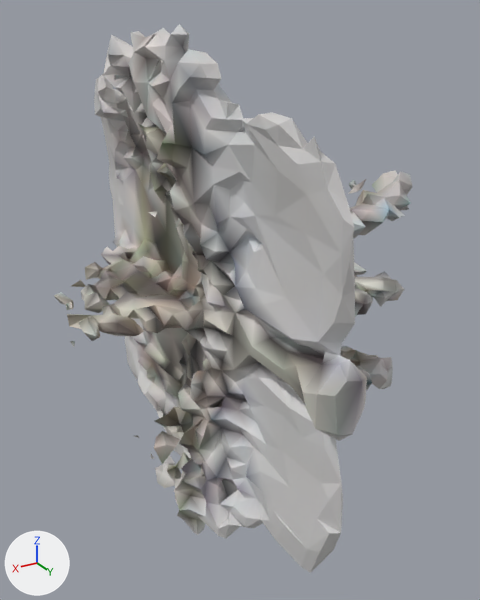
Two versions of the glTF model web/assets/kits/tree_branched.glb, one commit apart.
Both versions are drawn from a 50 mm camera at (5.67, 10.12, 9.12) aimed at (-0.23, 0.28, 4.2). The axes (+X, +Y, +Z) are drawn at lower left. The lights are the same throughout. The picture after the commit comes second. Where no turn or scale is listed for an object, it has been applied to the vertices.

The scene before the commit, as lines of its bpy script (objects in view):
```python
me_geometry_0 = bpy.data.meshes.new('geometry_0')
me_geometry_0.from_pydata(...)  # 2459 vertices, 4992 faces; spans x -3.28..3.07, y -4.47..4.57, z 0.0..9.0
me_geometry_0.materials.append(mat_defaultmaterial)
ob_geometry_0 = bpy.data.objects.new('geometry_0', me_geometry_0)
ob_geometry_0.location = (0.0, 0.0, 0.0)
```
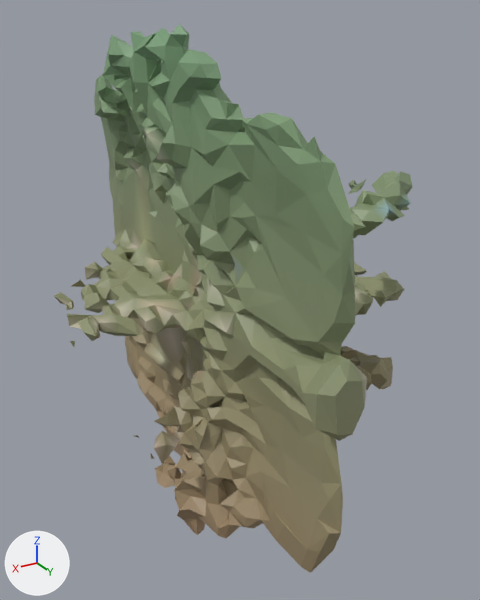
Location of each change, [x1, y1, x2, y2] in pixels of the pictures (480 x 600 px):
part 1 of me_geometry_0, recoloured (darker): [54, 24, 412, 573] in both

The change, as a diff of the scene's bpy script:
```diff
--- a/web/assets/kits/tree_branched.glb.py
+++ b/web/assets/kits/tree_branched.glb.py
@@ me_geometry_0 @@
 me_geometry_0.from_pydata(...)  # 2459 vertices, 4992 faces; spans x -3.28..3.07, y -4.47..4.57, z 0.0..9.0
 # used by ob_geometry_0; location = (0.0, 0.0, 0.0)
+# me_geometry_0 part 1: 4992 faces centred in x -3.23..3.02, y -4.43..4.56, z 0.03..8.91 are repainted in the vertex colours, in many colours
 me_geometry_0.materials.append(mat_defaultmaterial)
```
